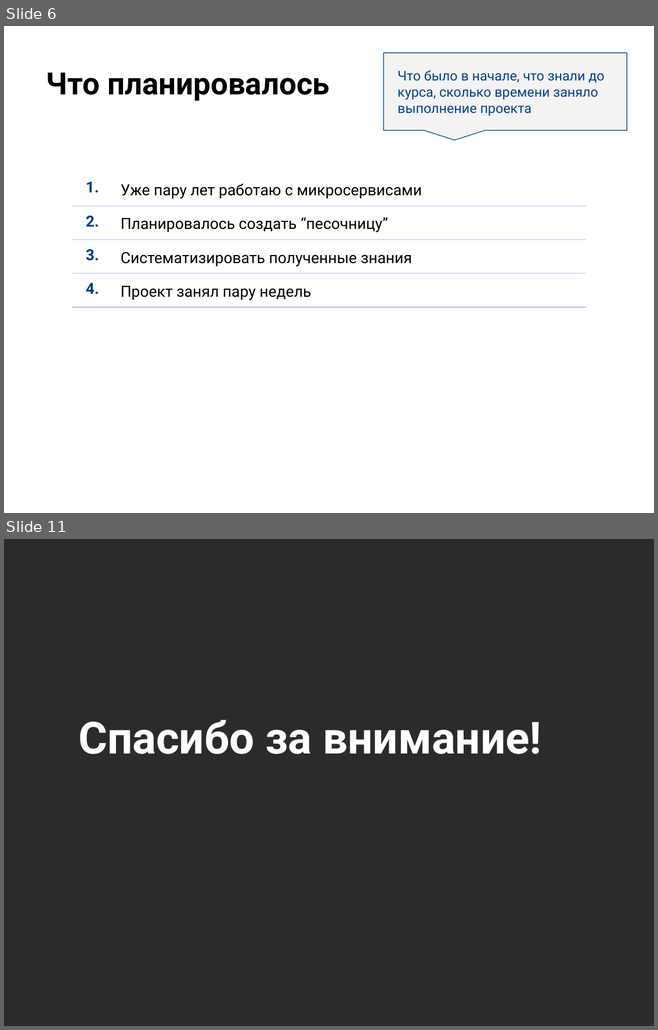
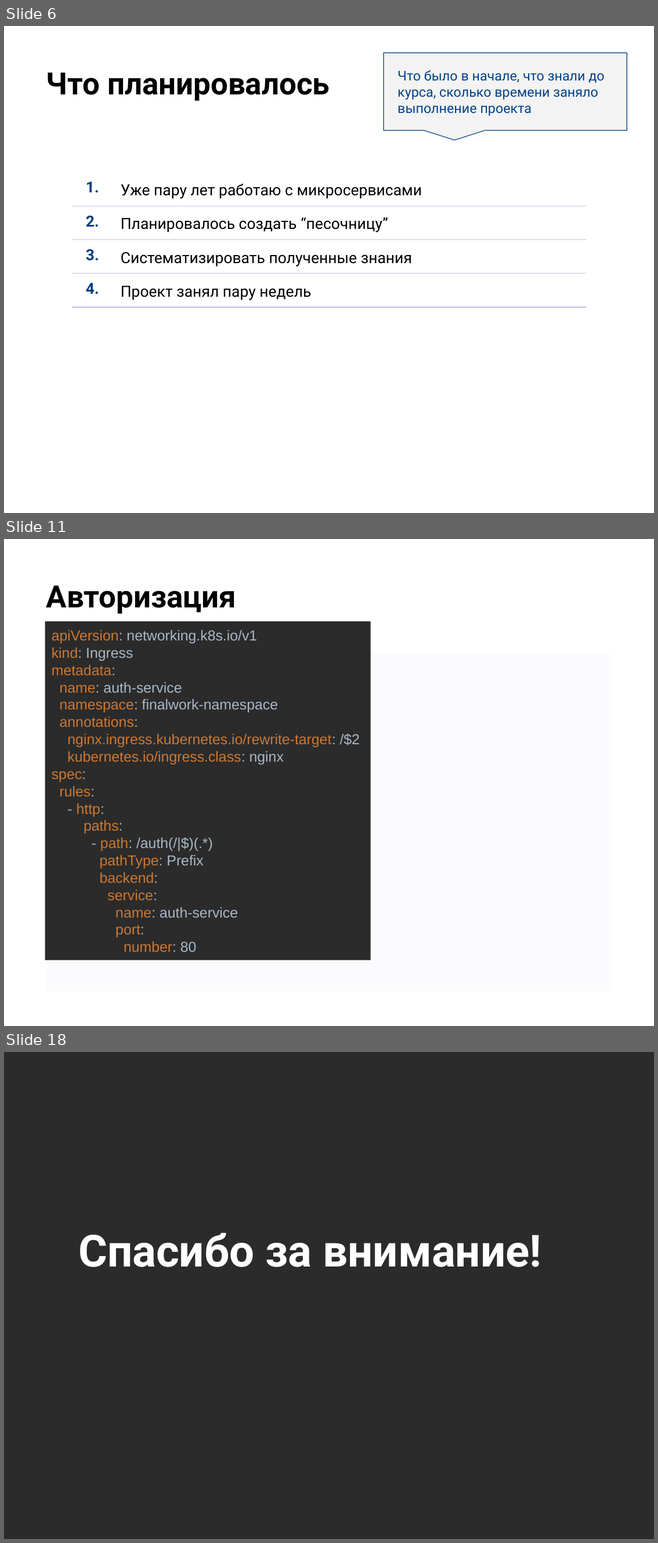
Before and after one commit to christina-gorina/microservices-otus-study, a slide deck: final/marketplace-orders/files/presentation/Презентация.pptx. Shown one above the other, each under a label of ours: slides 6 and 11 before the commit, slides 6, 11 and 18 after it; the slides between them are not shown. The pictures are 658x1030 and 658x1543 pixels, drawn with LibreOffice and Linux fonts; fonts in the diff are those of the drawing; background and template pictures are left out; a plain dark background stands for a picture behind light text. Boxes give left, top, right and bottom in pixels: in the first picture for what was removed or moved away, otherwise in the second. Text is boxed around its words. In the diff, an @@ line names an element or a change of style, - is before the commit and + after.

```diff
--- a/final/marketplace-orders/files/presentation/Презентация.pptx
+++ b/final/marketplace-orders/files/presentation/Презентация.pptx
@@ slide 11 added at [4,539,654,1026], background picture (left out) @@
@@ title added at [46,585,236,614], 34 pt, text #000000, bold @@
+Авторизация
@@ subtitle added at [45,621,371,961], fill #2B2B2B, 16 pt, text #CC7832 @@
+apiVersion: networking.k8s.io/v1
+kind: Ingress
+metadata:
+name: auth-service
+namespace: finalwork-namespace
+annotations:
+nginx.ingress.kubernetes.io/rewrite-target: /$2
+kubernetes.io/ingress.class: nginx
+spec:
+rules:
+- http:
+paths:
+- path: /auth(/|$)(.*)
+pathType: Prefix
+backend:
+service:
+name: auth-service
+port:
+number: 80
@@ rectangle added at [47,654,611,992], fill #FBFBFE @@
@@ what was slide 11 is now slide 18 @@
```
Also in this commit, not shown: 3 slides changed, 8 other slides added, 10 slides removed, 2 other files.
